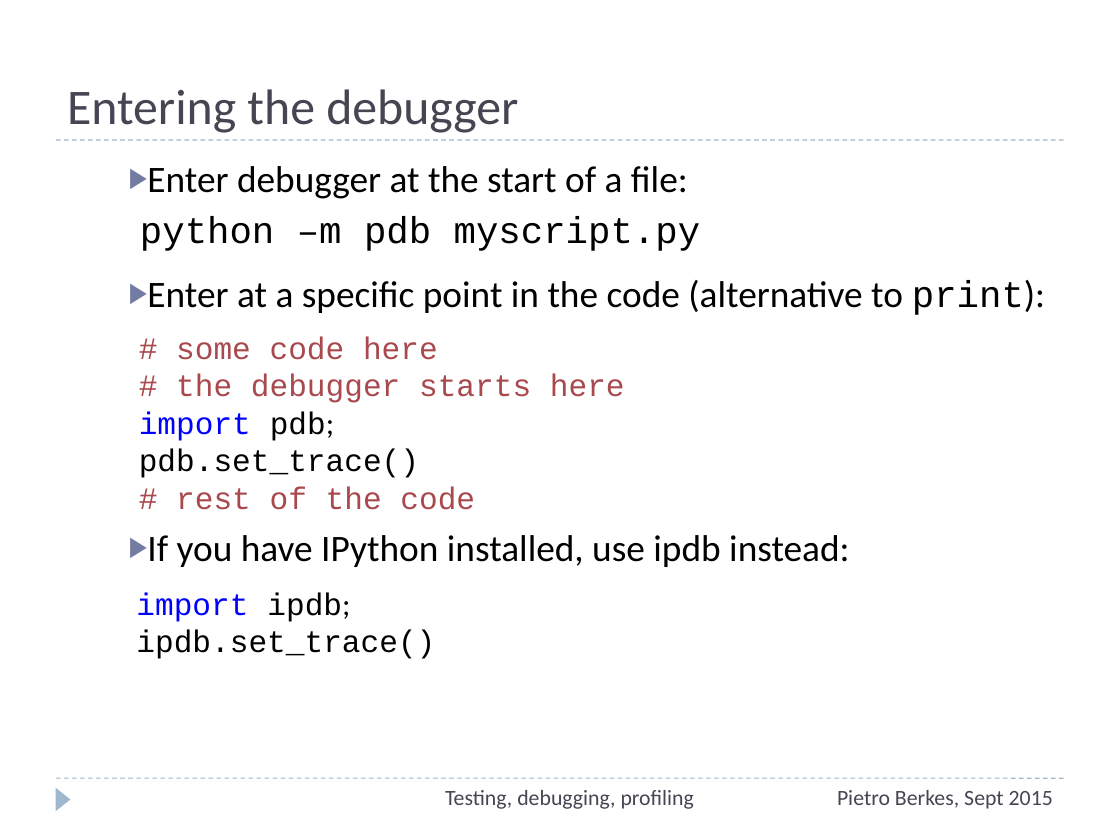
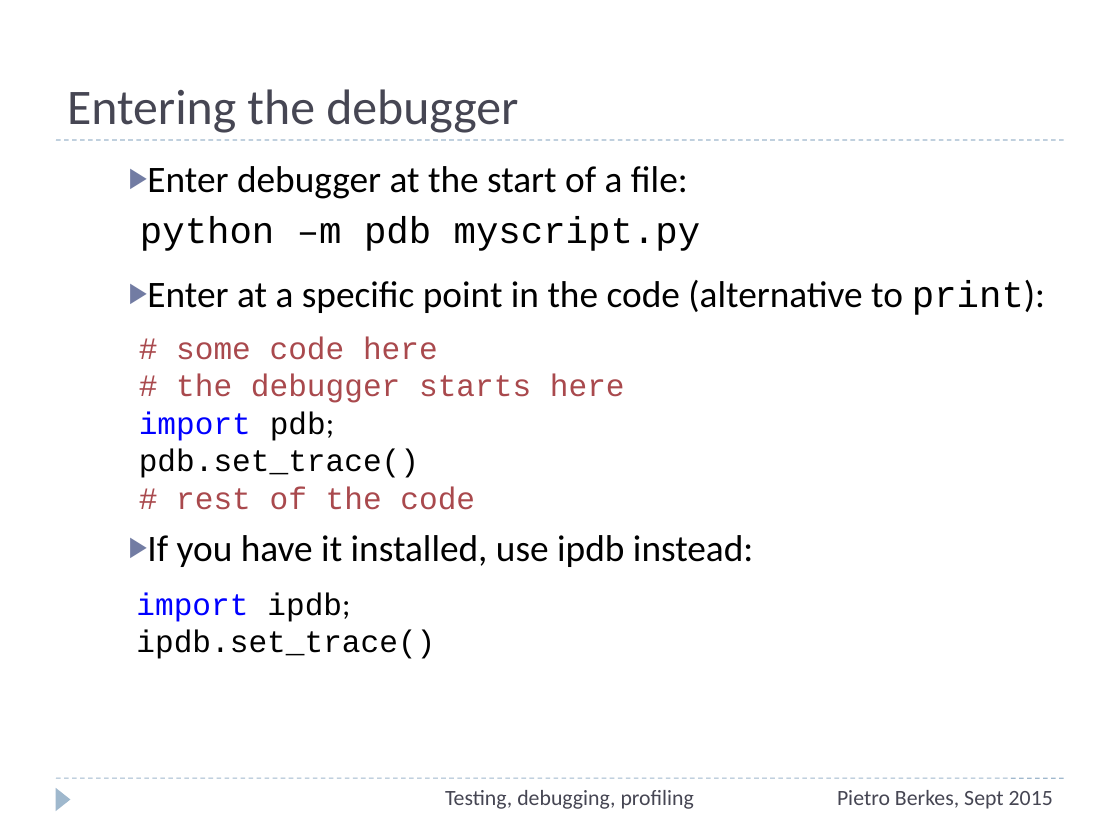
Before and after one commit to ASPP/testing_debugging_profiling, a slide deck: slide 57 of testing-debugging-profiling.pptx (slide 56 before the commit). Drawn at 1120x840 pixels with LibreOffice and Linux fonts; fonts in the diff are those of the drawing. Boxes give left, top, right and bottom in pixels: in the first picture for what was removed or moved away, otherwise in the second. Text is boxed around its words. In the diff, an @@ line names an element or a change of style, - is before the commit and + after.

```diff
--- a/testing-debugging-profiling.pptx
+++ b/testing-debugging-profiling.pptx
@@ text at box(147, 535, 753, 567): text changed @@
-▶ If you have IPython installed, use ipdb instead:
+▶ If you have it installed, use ipdb instead:
```
Also in this commit, not shown: 9 other slides changed, 1 slide added, 1 other file.
